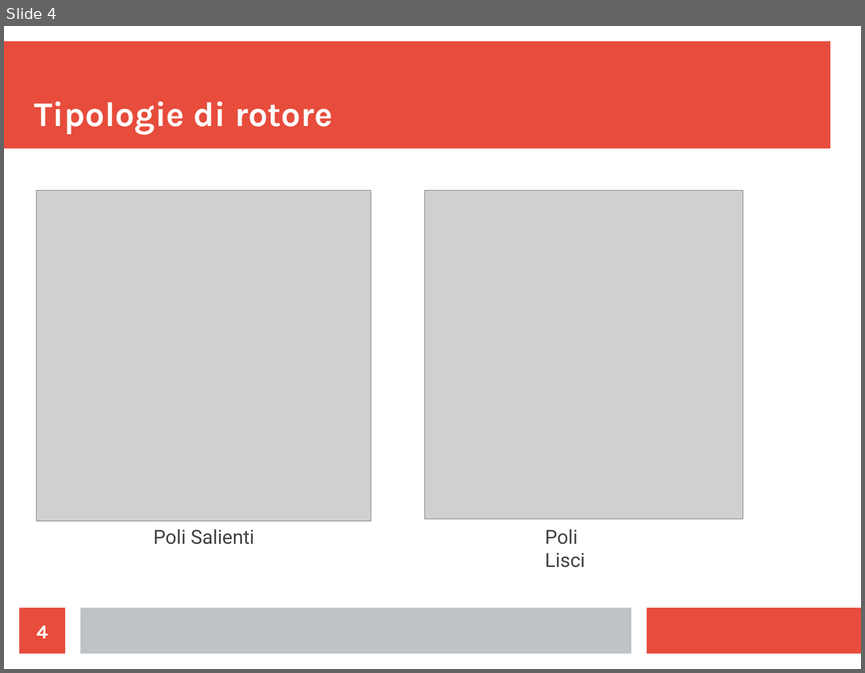
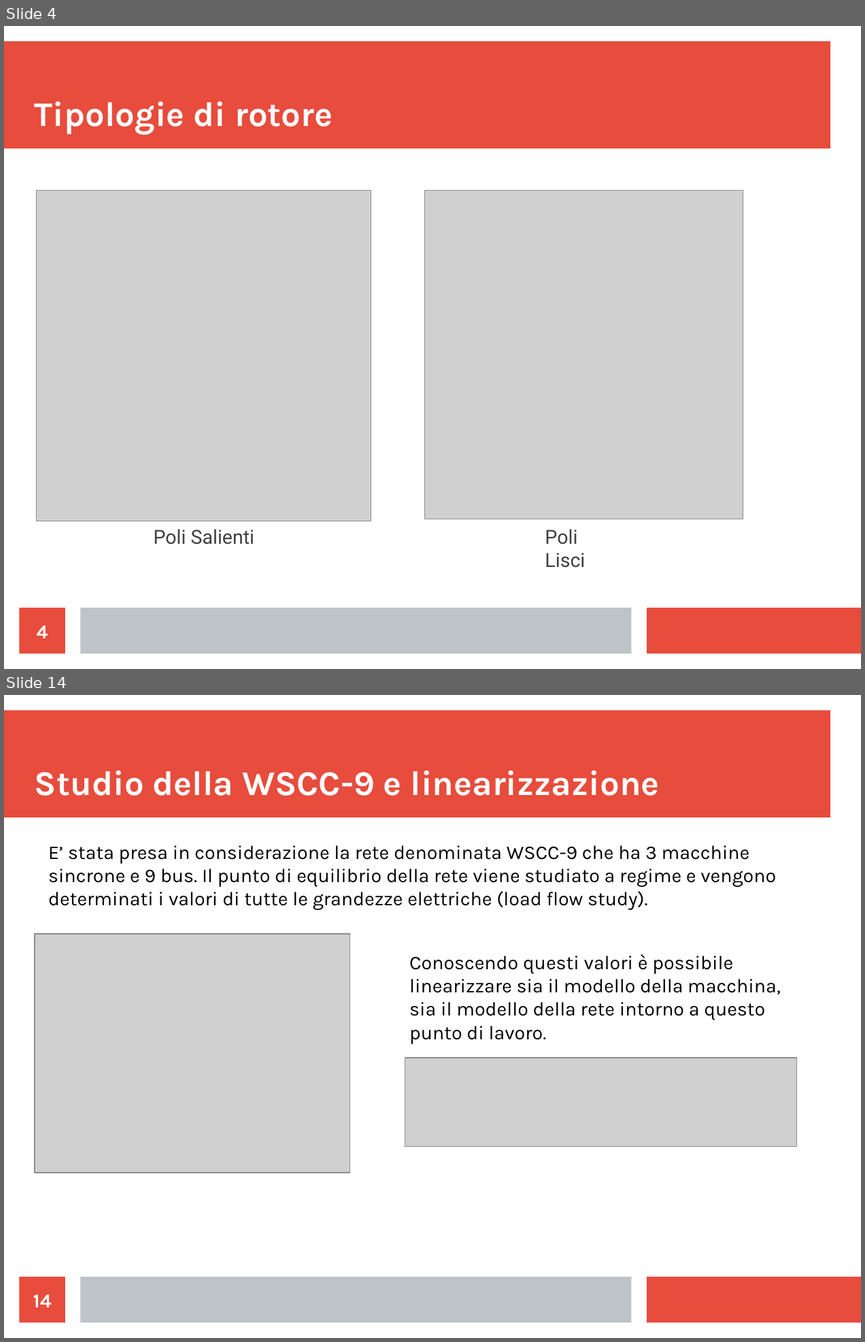
Before and after one commit to LeonardoSalustri/Tesi, a slide deck: Formule_presentazione/Presentazione.odp. Shown one above the other, each under a label of ours: slide 4 before the commit, slides 4 and 14 after it; the slides between them are not shown. The pictures are 865x673 and 865x1342 pixels, drawn with LibreOffice and Linux fonts; fonts in the diff are those of the drawing; grey boxes stand for pictures. Boxes give left, top, right and bottom in pixels: in the first picture for what was removed or moved away, otherwise in the second. Text is boxed around its words. In the diff, an @@ line names an element or a change of style, - is before the commit and + after.

```diff
--- a/Formule_presentazione/Presentazione.odp
+++ b/Formule_presentazione/Presentazione.odp
@@ slide 14 added at <box>4,695,861,1338</box>, background #FFFFFF; not listed: 3 template elements that a slide beside it also shows @@
@@ title added at <box>35,770,660,796</box>, 32 pt, text #FFFFFF, bold @@
+Studio della WSCC-9 e linearizzazione
@@ text added at <box>48,845,776,910</box>, 18 pt, text #000000 @@
+E’ stata presa in considerazione la rete denominata WSCC-9 che ha 3 macchine sincrone e 9 bus. Il punto di equilibrio della rete viene studiato a regime e vengono determinati i valori di tutte le grandezze elettriche (load flow study).
@@ picture added at <box>35,934,349,1172</box> @@
@@ text added at <box>409,954,781,1044</box>, 18 pt, text #000000 @@
+Conoscendo questi valori è possibile linearizzare sia il modello della macchina, sia il modello della rete intorno a questo punto di lavoro.
@@ picture added at <box>405,1057,797,1146</box> @@
@@ page number added at <box>20,1276,65,1323</box>, fill #E74C3C, 18 pt, text #FFFFFF, bold @@
+14
```
Also in this commit, not shown: 4 slides changed, 28 other slides added, 50 other files.
